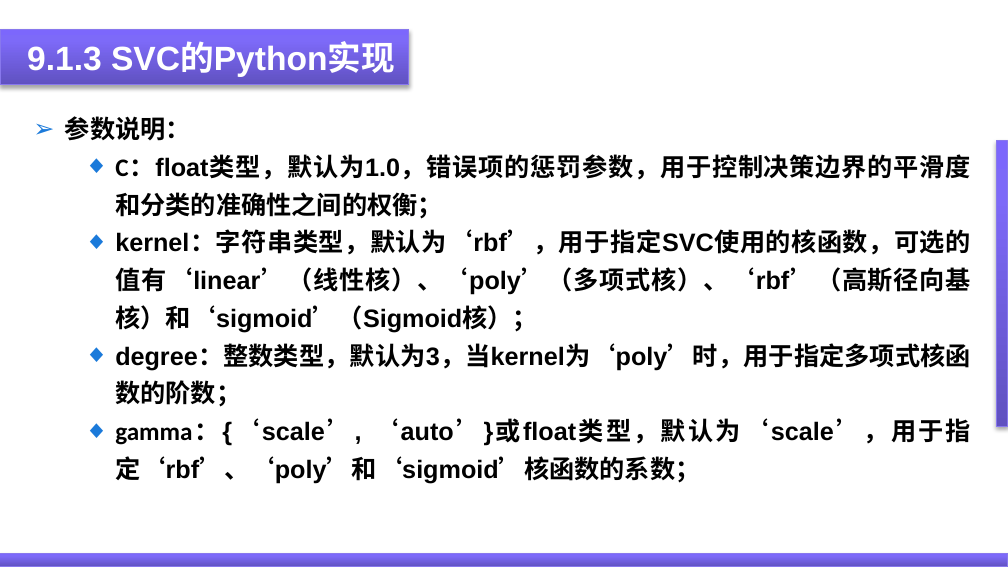
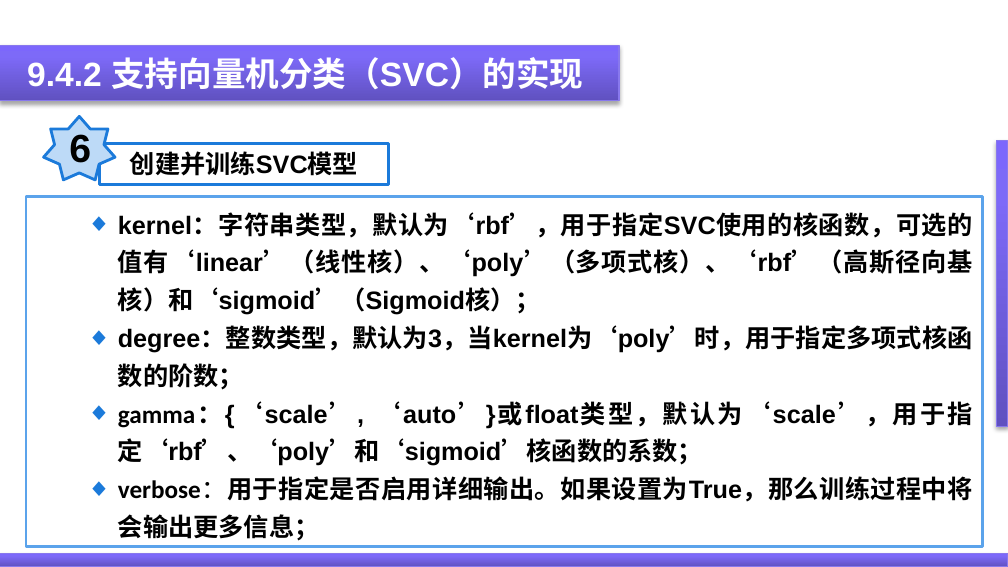
Before and after one commit to ygydq/zncgqjssg, a slide deck: slide 74 of PPT/第9章 支持向量机及其在智能传感器系统中的应用.pptx (slide 47 before the commit). Drawn at 1008x567 pixels with LibreOffice and Linux fonts; fonts in the diff are those of the drawing. Boxes give left, top, right and bottom in pixels: in the first picture for what was removed or moved away, otherwise in the second. Text is boxed around its words. In the diff, an @@ line names an element or a change of style, - is before the commit and + after.

```diff
--- a/PPT/第9章 支持向量机及其在智能传感器系统中的应用.pptx
+++ b/PPT/第9章 支持向量机及其在智能传感器系统中的应用.pptx
@@ rectangle: place and size @@
-rectangle at bbox=[0, 29, 409, 85]
+rectangle at bbox=[0, 45, 619, 101]
@@ text removed at bbox=[27, 43, 395, 77] @@
-9.1.3 SVC的Python实现
@@ text added at bbox=[27, 57, 583, 95], 24 pt, text #FFFFFF, bold @@
+9.4.2 支持向量机分类（SVC）的实现
@@ star added at bbox=[43, 116, 115, 179], fill #BDDAF7, outline #1B7ADA 2 pt, 28 pt, text #000000, bold @@
+6
@@ text in rectangle at bbox=[65, 116, 970, 219]: paragraphs removed @@
-➢ 参数说明：
-  ◆ C：float类型，默认为1.0，错误项的惩罚参数，用于控制决策边界的平滑度和分类的准确性之间的权衡；
@@ rectangle added at bbox=[99, 143, 388, 183], fill #FFFFFF, outline #1B7ADA 2 pt, 18 pt, text #000000, bold @@
+创建并训练SVC模型
@@ rectangle "kernel：字符串类型，默认为‘rbf’，用于指定SVC使用的核函数，可选的值有‘linear’（线性核）、‘poly ...": place and size @@
-rectangle "kernel：字符串类型，默认为‘rbf’，用于指定SVC使用的核函数，可选的值有‘linear’（线性核）、‘poly ..." at bbox=[65, 116, 971, 484]
+rectangle "kernel：字符串类型，默认为‘rbf’，用于指定SVC使用的核函数，可选的值有‘linear’（线性核）、‘poly ..." at bbox=[26, 197, 983, 546]
@@ rectangle "kernel：字符串类型，默认为‘rbf’，用于指定SVC使用的核函数，可选的值有‘linear’（线性核）、‘poly ..." at bbox=[26, 197, 983, 546]: fill none to #FFFFFF; outline none to #5BA3EB 2 pt @@
@@ text in rectangle at bbox=[118, 478, 973, 541]: paragraph added @@
+  ◆ verbose：用于指定是否启用详细输出。如果设置为True，那么训练过程中将会输出更多信息；
```
Also in this commit, not shown: 6 other slides changed, 27 slides added, 14 slides removed, 1 other file.
